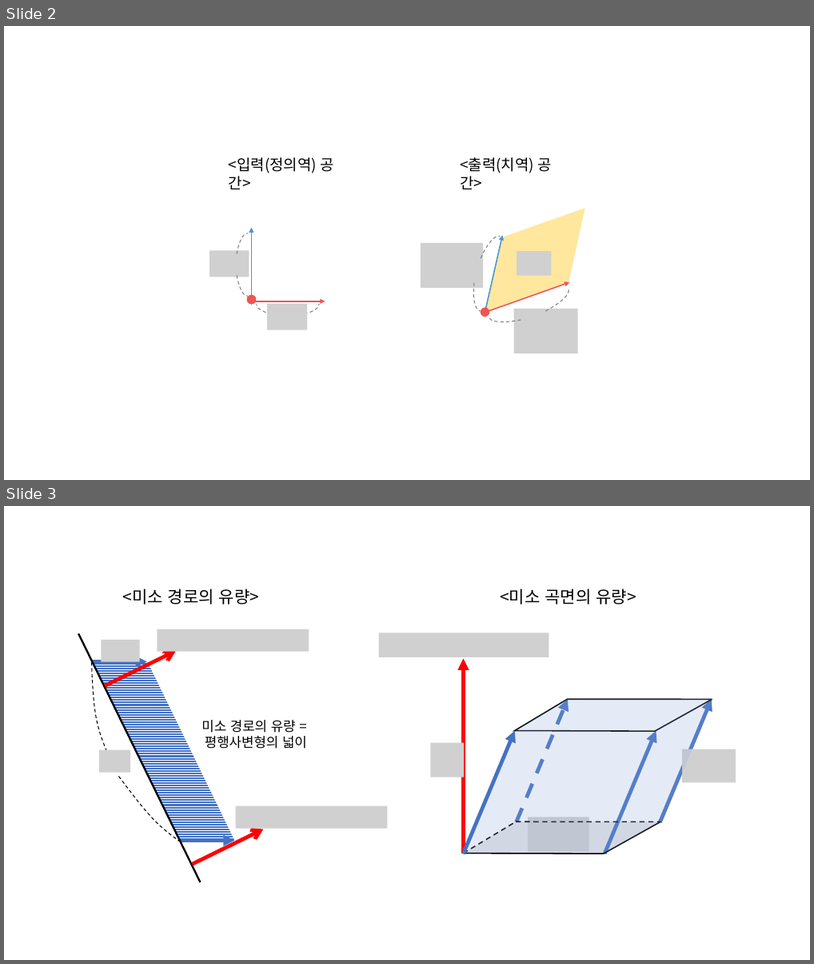
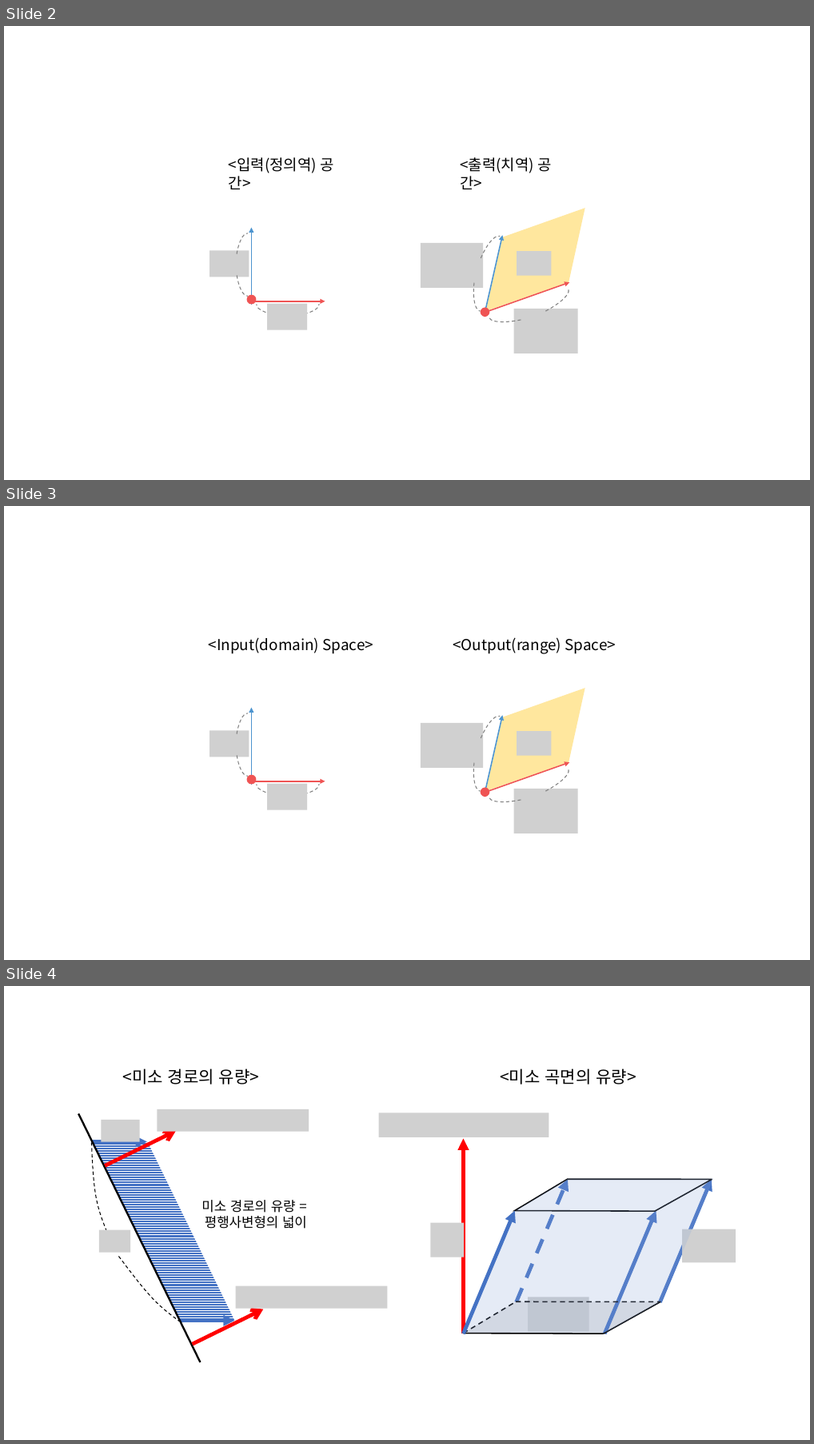
Before and after one commit to answeredbyablemind/answeredbyablemind.github.io, a slide deck: pics/2020-08-21-surface_integral/pics.pptx. Shown one above the other, each under a label of ours: slides 2 and 3 before the commit, slides 2, 3 and 4 after it. The pictures are 814x964 and 814x1444 pixels, drawn with LibreOffice and Linux fonts; fonts in the diff are those of the drawing; grey boxes stand for pictures. Boxes give left, top, right and bottom in pixels: in the first picture for what was removed or moved away, otherwise in the second. Text is boxed around its words. In the diff, an @@ line names an element or a change of style, - is before the commit and + after.

```diff
--- a/pics/2020-08-21-surface_integral/pics.pptx
+++ b/pics/2020-08-21-surface_integral/pics.pptx
@@ slide 3 added at (4,506,810,960), background #FFFFFF @@
@@ text added at (209,637,374,654), 18 pt, text #000000 @@
+<Input(domain) Space>
@@ text added at (453,637,616,654), 18 pt, text #000000 @@
+<Output(range) Space>
@@ freeform shape added at (458,674,614,804), fill #FFC000 at 38% opacity @@
@@ arc (boxed as its full ellipse) added at (234,712,258,770), outline #808080 1 pt dashed @@
@@ arc (boxed as its full ellipse) added at (234,720,258,776), outline #808080 1 pt dashed @@
@@ arrow added from (251, 784) to (251, 708), #4D94CF 1.5 pt @@
@@ arc (boxed as its full ellipse) added at (466,712,511,785), outline #808080 1 pt dashed @@
@@ arc (boxed as its full ellipse) added at (470,720,504,793), outline #808080 1 pt dashed @@
@@ arrow added from (486, 792) to (503, 716), #4D94CF 1.5 pt @@
@@ picture added at (210,731,249,757) @@
@@ picture added at (421,723,483,768) @@
@@ picture added at (517,731,552,756) @@
@@ arrow added from (485, 792) to (570, 763), #EF5454 1.5 pt @@
@@ arc (boxed as its full ellipse) added at (486,766,565,808), outline #808080 1 pt dashed @@
@@ arc (boxed as its full ellipse) added at (495,758,574,810), outline #808080 1 pt dashed @@
@@ ellipse added at (247,775,257,784), fill #EF5454 @@
@@ arrow added from (251, 781) to (326, 781), #EF5454 1.5 pt @@
@@ arc (boxed as its full ellipse) added at (255,775,314,799), outline #808080 1 pt dashed @@
@@ arc (boxed as its full ellipse) added at (263,774,321,798), outline #808080 1 pt dashed @@
@@ picture added at (267,783,307,810) @@
@@ ellipse added at (479,786,491,798), fill #EF5454 @@
@@ picture added at (514,788,578,833) @@
@@ what was slide 3 is now slide 4 @@
```
Also in this commit, not shown: 1 other slide added, 5 other files.
